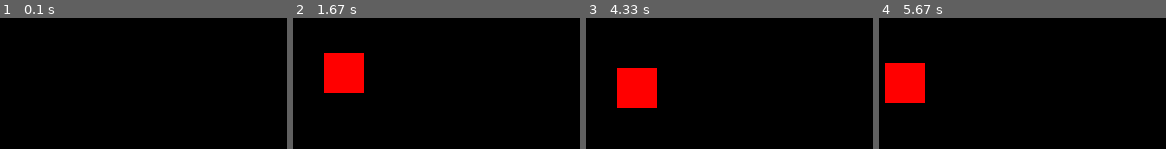
Above: before the commit, frames 1-4 (left to right).
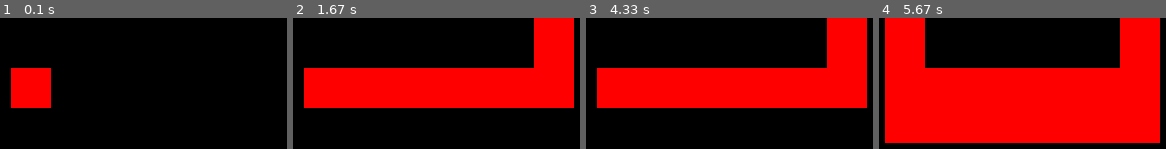
Above: after the commit, the same moments.

Repository: AlgoritthmicsTimisoaraPP/pygameas
Game: pygame game, started from folder/moving_box.py
The game is run twice, just before and just after one commit, with the same random seed, the same clock (stepped at 60 frames per second) and the same inputs.
Inputs:
- Up to frame 1 (0.1 s): no input
- Up to frame 2 (1.67 s): hold Right 0.33-0.8 s; hold Up 0.83-1.13 s
- Up to frame 3 (4.33 s): hold Down from 4.07 s (still down)
- Up to frame 4 (5.67 s): release Down at 4.43 s; hold Left 4.47-4.93 s; hold Up from 5.47 s (still down)

The runs differ from the first frame. In frame 1, 4.3% of the frame differs, in the area x 3-18%, y 38-69%; in frame 2, 33%; in frame 3, 30%; in frame 4, 61%, in the area x 2-98%, y 0-96%.

Commit message:
Update moving_box.py

Diff:
--- a/folder/moving_box.py
+++ b/folder/moving_box.py
@@ -3,18 +3,14 @@
 
 window = pygame.display.set_mode((800,600))
 pygame.display.set_caption("Box walking")
-
-
 x = 50
 y = 50
 width = 40
 height = 40
 speed = 5
-
-
 run = True
 while run:
-    pygame.time.delay(100)
+    pygame.time.delay(10)
     #un fel de sleep dar mai precit  (acest unitati sunt in milisecunde)
     #1000 = 1s , 100 = 0.1 (face 10 verificari pe secunda, un fel de frames )
     for e in pygame.event.get():
@@ -31,9 +27,7 @@
     if keys[pygame.K_DOWN]:
         y += speed
 
-
-
-    window.fill((0,0,0)) #redesenez backroundul in negru
+    # window.fill((0,0,0)) #redesenez backroundul in negru
     pygame.draw.rect(window,(255,0,0),(x,y,width,height))
     pygame.display.update()
 pygame.quit()
